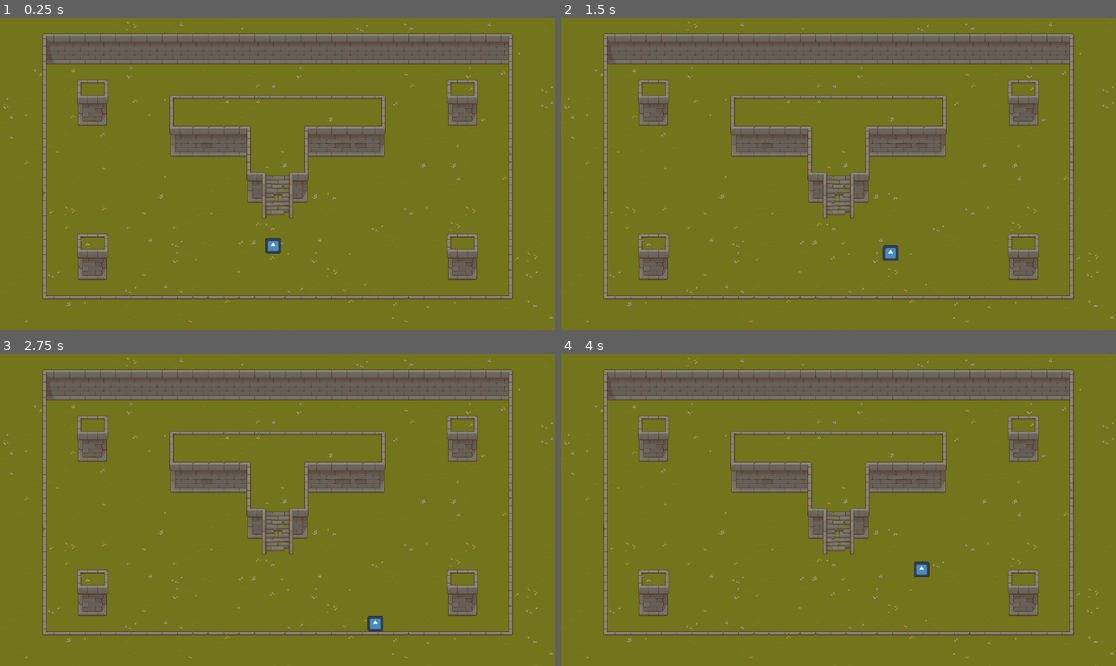
Above: before the commit, frames 1-4 (two rows, left to right).
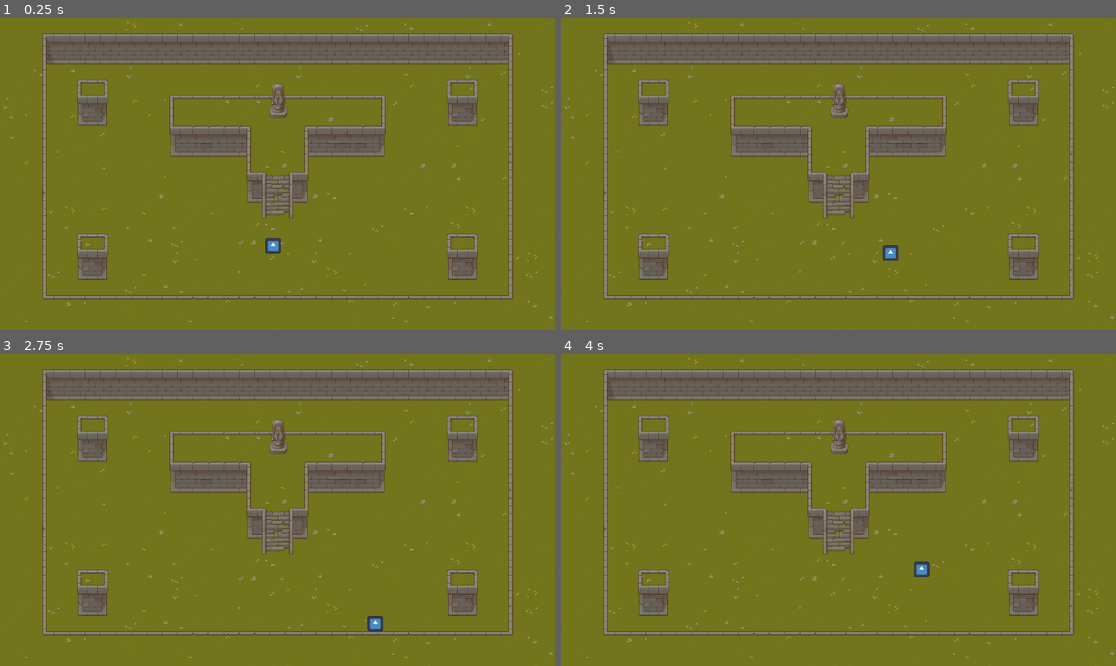
Above: after the commit, the same moments.

Repository: chris-pitre/ITCS-6156-NLP-Project
Game: Godot game, scene res://scenes/levels/test_level.tscn
The game is run twice, just before and just after one commit, with the same random seed, the same clock (stepped at 60 frames per second) and the same inputs. The engine's default icon, where the game draws it, is replaced by a stand-in: a white triangle on a blue panel in a dark square.
Inputs:
- Up to frame 1 (0.25 s): no input
- Up to frame 2 (1.5 s): tap Enter (ui_accept) at 0.5, 0.77 s; hold Right (ui_right) 0.53-1.28 s; hold Down (ui_down) from 1.28 s (still down)
- Up to frame 3 (2.75 s): tap Enter (ui_accept) at 1.52 s; release Down (ui_down) at 2.03 s; hold Right (ui_right) from 2.03 s (still down)
- Up to frame 4 (4 s): release Right (ui_right) at 2.78 s; hold Up (ui_up) 2.78-3.53 s; tap Enter (ui_accept) at 3.02, 3.77 s; hold Left (ui_left) from 3.53 s (still down)

The runs differ from the first frame. In frame 1, 0.3% of the frame differs, in the area x 48-52%, y 20-33%; in frame 2, 0.3%; in frame 3, 0.3%; in frame 4, 0.3%.

Commit message:
Created Oracle Scene

Diff:
--- a/project.godot
+++ b/project.godot
@@ -60,3 +60,9 @@
 "events": [Object(InputEventKey,"resource_local_to_scene":false,"resource_name":"","device":-1,"window_id":0,"alt_pressed":false,"shift_pressed":false,"ctrl_pressed":false,"meta_pressed":false,"pressed":false,"keycode":0,"physical_keycode":92,"key_label":0,"unicode":92,"echo":false,"script":null)
 ]
 }
+
+[layer_names]
+
+2d_physics/layer_1="Player"
+2d_physics/layer_2="Entities"
+2d_physics/layer_3="Terrain"
--- /dev/null
+++ b/scenes/entities/Oracle/Oracle.tscn
@@ -0,0 +1,26 @@
+[gd_scene load_steps=4 format=3 uid="uid://c7g8fcruocnbc"]
+
+[ext_resource type="Texture2D" uid="uid://bo1j27ts7kv4w" path="res://assets/sprites/forest_tileset/TX Props.png" id="1_vsvph"]
+
+[sub_resource type="PhysicsMaterial" id="PhysicsMaterial_arujg"]
+
+[sub_resource type="CapsuleShape2D" id="CapsuleShape2D_a0nnp"]
+radius = 13.0
+height = 38.0
+
+[node name="Oracle" type="RigidBody2D"]
+collision_layer = 2
+collision_mask = 7
+physics_material_override = SubResource("PhysicsMaterial_arujg")
+lock_rotation = true
+
+[node name="TxProps" type="Sprite2D" parent="."]
+texture_filter = 1
+texture = ExtResource("1_vsvph")
+region_enabled = true
+region_rect = Rect2(445, 21, 37, 72)
+
+[node name="CollisionShape2D" type="CollisionShape2D" parent="."]
+position = Vector2(0, 23)
+rotation = 1.5708
+shape = SubResource("CapsuleShape2D_a0nnp")
--- a/scenes/levels/test_level.tscn
+++ b/scenes/levels/test_level.tscn
@@ -1,7 +1,8 @@
-[gd_scene load_steps=3 format=3 uid="uid://cx8er4f3rabi8"]
+[gd_scene load_steps=4 format=3 uid="uid://cx8er4f3rabi8"]
 
 [ext_resource type="PackedScene" uid="uid://coigv5gq0q5du" path="res://scenes/tilesets/forest_tilemap.tscn" id="1_efpcq"]
 [ext_resource type="PackedScene" uid="uid://5163sy5bhn50" path="res://scenes/player/player.tscn" id="2_tv5v8"]
+[ext_resource type="PackedScene" uid="uid://c7g8fcruocnbc" path="res://scenes/entities/Oracle/Oracle.tscn" id="3_v6omd"]
 
 [node name="TestLevel" type="Node2D"]
 
@@ -11,3 +12,7 @@
 
 [node name="Player" parent="." instance=ExtResource("2_tv5v8")]
 position = Vector2(567, 473)
+
+[node name="Oracle" parent="." instance=ExtResource("3_v6omd")]
+position = Vector2(578, 172)
+gravity_scale = 0.0
--- a/scenes/player/player.tscn
+++ b/scenes/player/player.tscn
@@ -8,6 +8,7 @@
 size = Vector2(32, 32)
 
 [node name="Player" type="CharacterBody2D"]
+collision_mask = 5
 
 [node name="Sprite2D" type="Sprite2D" parent="."]
 scale = Vector2(0.25, 0.25)
--- a/scenes/tilesets/forest_tilemap.tscn
+++ b/scenes/tilesets/forest_tilemap.tscn
@@ -1500,7 +1500,7 @@
 
 [sub_resource type="TileSet" id="TileSet_rdpss"]
 tile_size = Vector2i(32, 32)
-physics_layer_0/collision_layer = 1
+physics_layer_0/collision_layer = 4
 terrain_set_0/mode = 0
 terrain_set_0/terrain_0/name = "Stone Ground Autotile"
 terrain_set_0/terrain_0/color = Color(0.5, 0.34375, 0.25, 1)
Not shown, changed: src/Python-NLP/server.py
